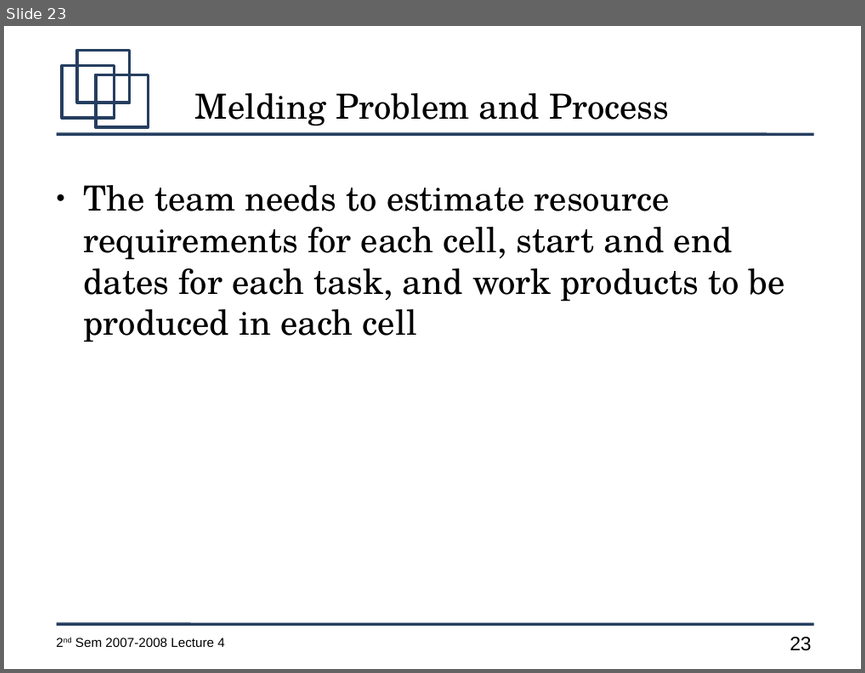
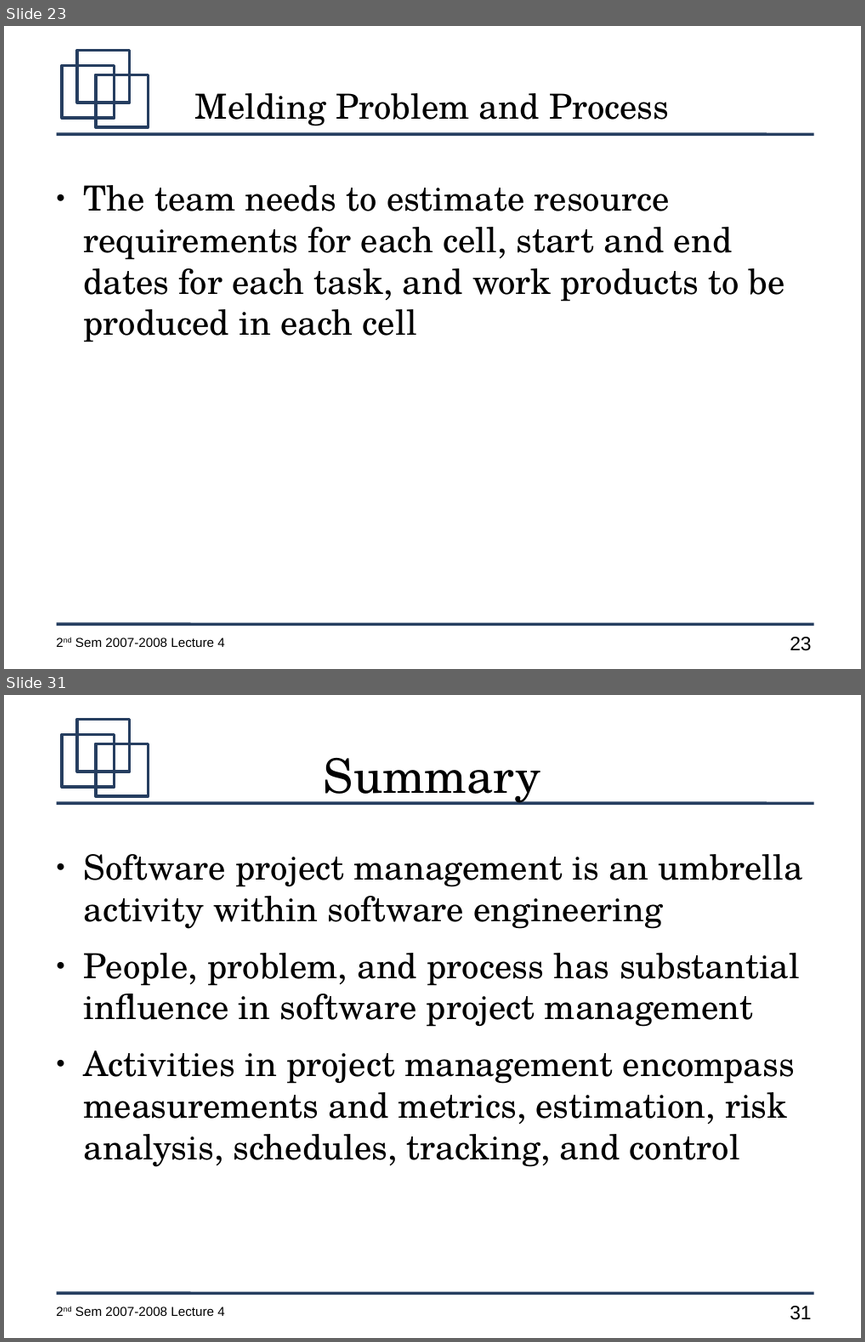
Before and after one commit to jachermocilla/jach-homepage, a slide deck: CMSC128-2nd-Sem-2007-L4.odp. Shown one above the other, each under a label of ours: slide 23 before the commit, slides 23 and 31 after it; the slides between them are not shown. The pictures are 865x673 and 865x1342 pixels, drawn with LibreOffice and Linux fonts; fonts in the diff are those of the drawing. Boxes give left, top, right and bottom in pixels: in the first picture for what was removed or moved away, otherwise in the second. Text is boxed around its words. In the diff, an @@ line names an element or a change of style, - is before the commit and + after.

```diff
--- a/CMSC128-2nd-Sem-2007-L4.odp
+++ b/CMSC128-2nd-Sem-2007-L4.odp
@@ slide 31 added at [4, 695, 861, 1338], background #FFFFFF; not listed: 7 template elements that a slide beside it also shows @@
@@ title added at [324, 758, 541, 805], 44 pt, text #000000 @@
+Summary
@@ text added at [84, 854, 803, 1167], 32 pt, text #000000 @@
+● Software project management is an umbrella activity within software engineering
+● People, problem, and process has substantial influence in software project management
+● Activities in project management encompass measurements and metrics, estimation, risk analysis, schedules, tracking, and control
```
Also in this commit, not shown: 1 slide changed, 7 other slides added, 2 slides removed.
